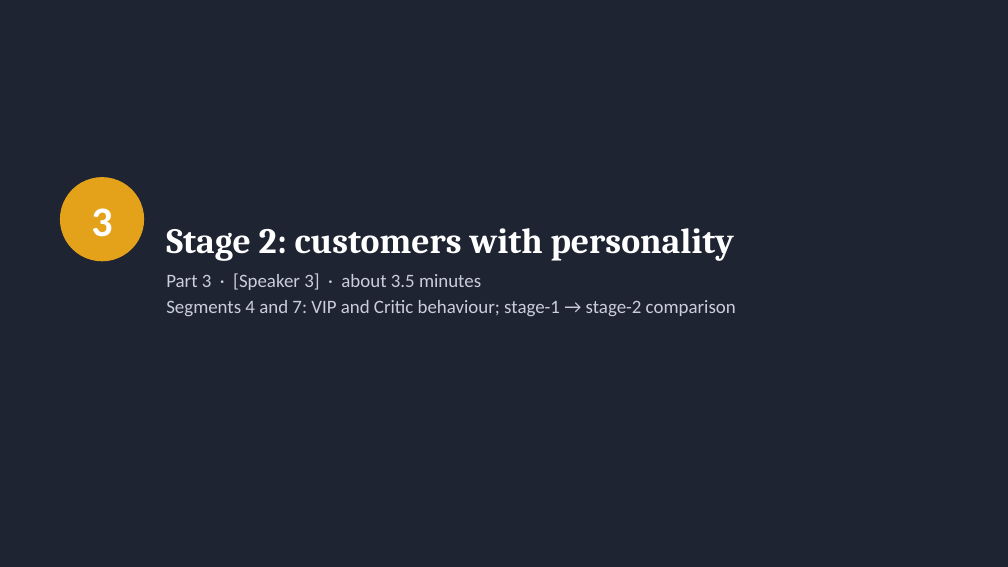
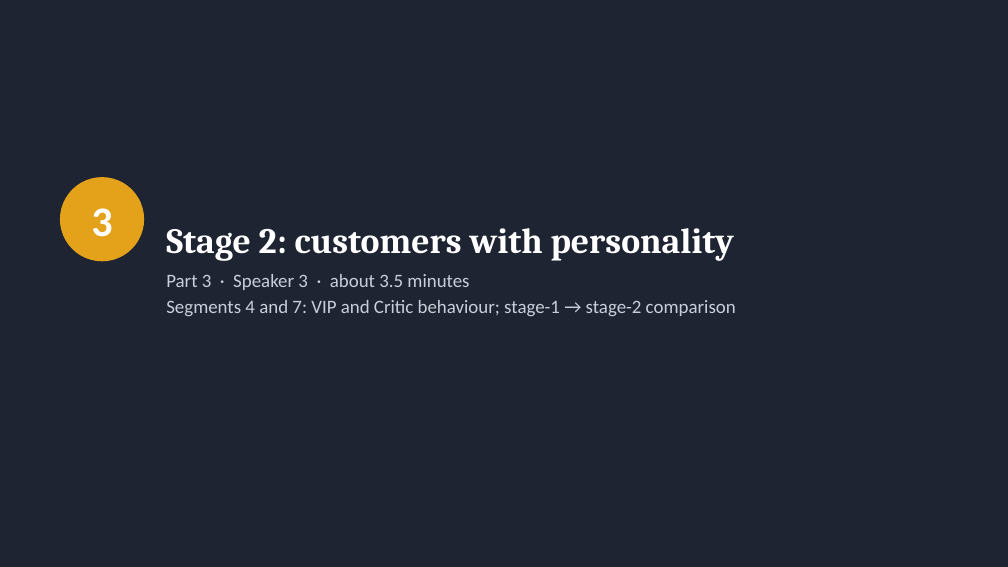
Before and after one commit to JeremyChooCK/CT2003-Restaurant-Rush, a slide deck: slide 13 of docs/presentation/RestaurantRush_Presentation.pptx. Drawn at 1008x567 pixels with LibreOffice and Linux fonts; fonts in the diff are those of the drawing. Boxes give left, top, right and bottom in pixels: in the first picture for what was removed or moved away, otherwise in the second. Text is boxed around its words. In the diff, an @@ line names an element or a change of style, - is before the commit and + after.

```diff
--- a/docs/presentation/RestaurantRush_Presentation.pptx
+++ b/docs/presentation/RestaurantRush_Presentation.pptx
@@ text at <box>166,274,469,290</box>: text changed @@
-Part 3 · [Speaker 3] · about 3.5 minutes
+Part 3 · Speaker 3 · about 3.5 minutes
```
Also in this commit, not shown: 17 other slides changed, 1 slide added, 1 slide removed, 1 other file.
